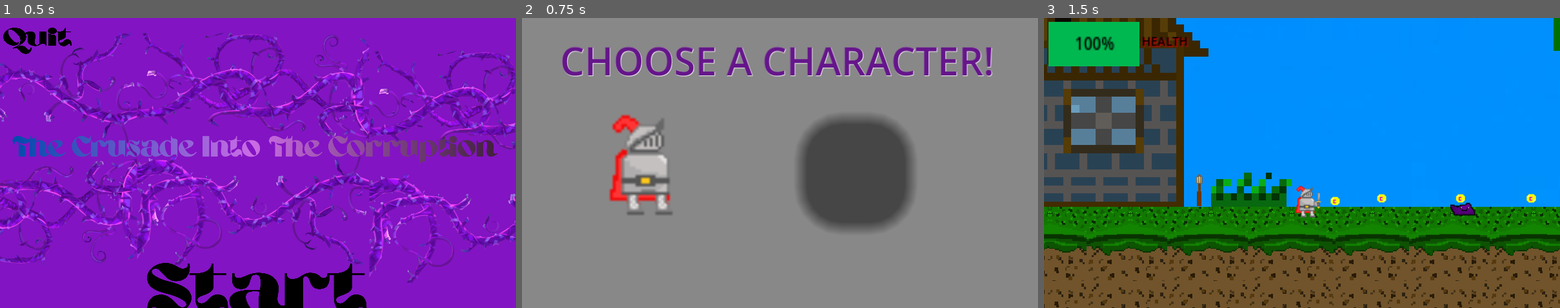
Above: before the commit, frames 1-3 (left to right).
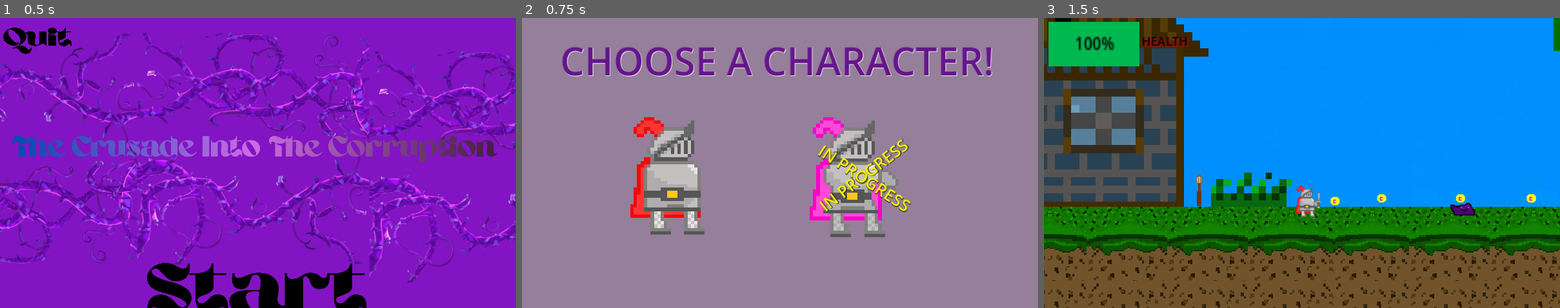
Above: after the commit, the same moments.

Repository: NotCritKai/TCITC
Game: Godot game, scene res://scenes/Main_Menu.tscn
Same seed, same stepped clock (60 frames per second), same inputs: the game is played once before the commit and once after it.
Inputs (mouse positions are in pixels of both pictures, inside the frame that each line leads up to; where the layout moved, square brackets give the same spot in the first picture):
- Up to frame 1 (0.5 s): no input
- Up to frame 2 (0.75 s): click (780, 293) at 0.5 s
- Up to frame 3 (1.5 s): click (1198, 180) [1173, 168] at 1.25 s

Frame 1 is identical in both runs. In frame 2, 13% of the frame differs, in the area x 16-77%, y 32-76%; in frame 3, nothing differs.

Commit message:
CHaracter Scene Updated

Diff:
--- a/scenes/Character_Selction.tscn
+++ b/scenes/Character_Selction.tscn
@@ -1,7 +1,8 @@
-[gd_scene load_steps=3 format=3 uid="uid://c4hxly14y75e3"]
+[gd_scene load_steps=4 format=3 uid="uid://c4hxly14y75e3"]
 
 [ext_resource type="Script" path="res://scenes/Character_Selction.gd" id="1_3tag6"]
 [ext_resource type="Texture2D" uid="uid://cubxiovs5kdu" path="res://assets/Sprites/Knight with No Weapon.png" id="2_2m2qi"]
+[ext_resource type="Texture2D" uid="uid://d3v5a5vdxow08" path="res://assets/Sprites/Characters/Knight with Hand but no weapon (female).png" id="3_7uabu"]
 
 [node name="Control" type="Control"]
 layout_mode = 3
@@ -17,25 +18,29 @@
 offset_right = 40.0
 offset_bottom = 40.0
 scale = Vector2(29.0571, 16.6018)
-color = Color(0.533333, 0.533333, 0.533333, 1)
+color = Color(0.584314, 0.498039, 0.603922, 1)
 
 [node name="Button" type="Button" parent="."]
+texture_filter = 1
 layout_mode = 0
-offset_left = 133.0
-offset_top = 186.0
-offset_right = 181.0
-offset_bottom = 234.0
-scale = Vector2(6.34373, 6.34373)
+offset_left = 167.0
+offset_top = 184.0
+offset_right = 215.0
+offset_bottom = 232.0
+scale = Vector2(7.49905, 7.49905)
 icon = ExtResource("2_2m2qi")
 flat = true
 
 [node name="Button2" type="Button" parent="."]
+texture_filter = 1
 layout_mode = 0
-offset_left = 621.0
-offset_top = 223.0
-offset_right = 629.0
+offset_left = 565.0
+offset_top = 183.0
+offset_right = 613.0
 offset_bottom = 231.0
-scale = Vector2(31.0605, 31.0605)
+scale = Vector2(7.67422, 7.67422)
+icon = ExtResource("3_7uabu")
+flat = true
 
 [node name="Label" type="Label" parent="."]
 layout_mode = 0
@@ -49,4 +54,27 @@
 text = "CHOOSE A CHARACTER!
 "
 
+[node name="PROGRESS" type="Label" parent="."]
+layout_mode = 0
+offset_left = 653.0
+offset_top = 403.0
+offset_right = 891.0
+offset_bottom = 454.0
+rotation = -0.655734
+theme_override_colors/font_color = Color(1, 0.988235, 0, 1)
+theme_override_colors/font_shadow_color = Color(0, 0, 0, 1)
+theme_override_font_sizes/font_size = 37
+text = "IN PROGRESS"
+
+[node name="PROGRESS2" type="Label" parent="."]
+offset_left = 680.0
+offset_top = 271.0
+offset_right = 918.0
+offset_bottom = 322.0
+rotation = 0.584984
+theme_override_colors/font_color = Color(1, 0.988235, 0, 1)
+theme_override_colors/font_shadow_color = Color(0, 0, 0, 1)
+theme_override_font_sizes/font_size = 37
+text = "IN PROGRESS"
+
 [connection signal="pressed" from="Button" to="." method="_on_button_pressed"]
